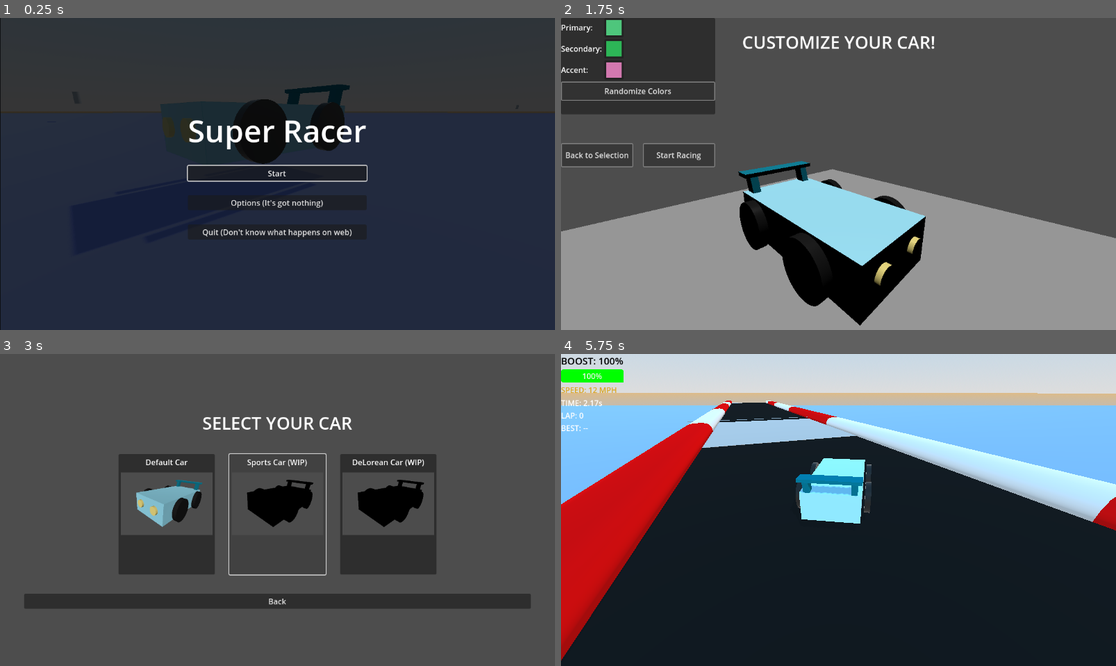
Above: before the commit, frames 1-4 (two rows, left to right).
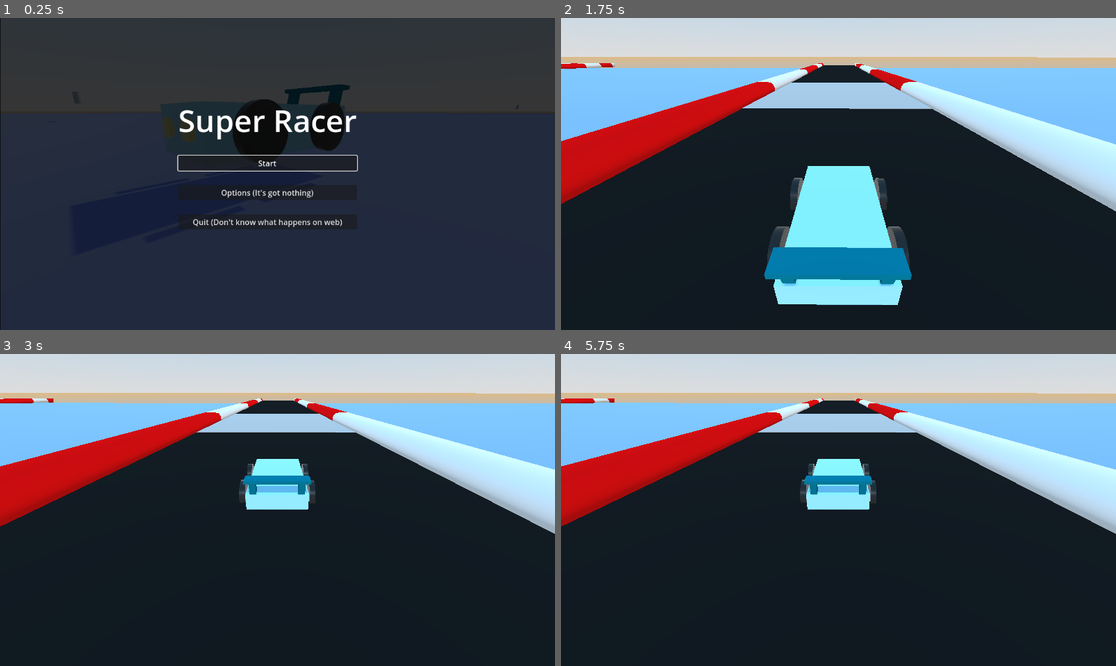
Above: after the commit, the same moments.

Repository: SirWadles/Super-Racer
Game: Godot game, scene res://scenes/main_menu.tscn
Two runs of this game, one before a commit and one after it. Both use one fixed random seed, a clock stepped at 60 frames per second and the inputs below. Sound files missing from this copy of the repository are replaced by a short silence.
Inputs (mouse positions are in pixels of both pictures, inside the frame that each line leads up to):
- Up to frame 1 (0.25 s): no input
- Up to frame 2 (1.75 s): click "Start" at 0.5 s; click (727, 177) at 1.25 s
- Up to frame 3 (3 s): click (38, 491) at 2 s, where only the run before the commit has a clickable "Back to Selection"; click (277, 513) at 2.77 s
- Up to frame 4 (5.75 s): click (677, 491) at 3.5 s, where only the run before the commit has a clickable "Start Racing"; tap Enter at 4.25 s; move the mouse to (960, 494) at 4.27 s; hold D (steer_right) 4.28-5.03 s; hold Ctrl (boost) 4.28-5.03 s; tap Shift (drift) at 4.55, 5.1 s; move the mouse to (727, 525) at 5.02 s; hold S (brake) from 5.03 s (still down); tap Q (reverse_camera) at 5.3 s

The runs differ from the first frame. In frame 1, 3.0% of the frame differs, in the area x 31-67%, y 29-71%; in frame 2, 97%; in frame 3, 100%, in the area x 0-100%, y 0-100%; in frame 4, 18%.
Error after the commit: Parse Error: Invalid numeric notation. (res://scripts/car.gd:9)

Commit message:
Car Customization (WIP4)
Look I am going to stop working on this at is has issues of it just not working and I would much rather prefer adding content than this function. I will work on it another time, probably near the end.

Diff:
--- /dev/null
+++ b/colors/headlight.tres
@@ -0,0 +1,6 @@
+[gd_resource type="StandardMaterial3D" format=3 uid="uid://c1js1xyqsn15v"]
+
+[resource]
+albedo_color = Color(0.933333, 0.866667, 0.509804, 1)
+metallic = 0.1
+roughness = 0.25
--- a/scenes/car.tscn
+++ b/scenes/car.tscn
@@ -9,19 +9,15 @@
 [ext_resource type="AudioStream" uid="uid://chqmiasqgosfp" path="res://sound/turbo_sc_cobra_01 (mp3cut.net).wav" id="4_ctevm"]
 [ext_resource type="AudioStream" uid="uid://bimifgo63na8e" path="res://sound/4. Night Walker (Linne Theme) (UNI2 Mix).mp3" id="5_ctevm"]
 [ext_resource type="AudioStream" uid="uid://c8u025tvgbo3k" path="res://sound/cloud_blue_boost (mp3cut.net)(1).wav" id="5_uraa1"]
+[ext_resource type="Material" uid="uid://c1js1xyqsn15v" path="res://colors/headlight.tres" id="8_gm33m"]
 
 [sub_resource type="BoxMesh" id="BoxMesh_a202f"]
 material = ExtResource("2_50v30")
 
 [sub_resource type="BoxShape3D" id="BoxShape3D_noarx"]
 
-[sub_resource type="StandardMaterial3D" id="StandardMaterial3D_uraa1"]
-albedo_color = Color(0.933333, 0.866667, 0.509804, 1)
-metallic = 0.1
-roughness = 0.25
-
 [sub_resource type="CylinderMesh" id="CylinderMesh_50v30"]
-material = SubResource("StandardMaterial3D_uraa1")
+material = ExtResource("8_gm33m")
 
 [sub_resource type="BoxMesh" id="BoxMesh_qt2eu"]
 material = ExtResource("3_jtldb")
@@ -36,13 +32,25 @@
 max_speed = 30.0
 acceleration = 10.0
 braking_force = 30.0
+reverse_speed = null
 steering_angle = 40.0
 steering_speed = 35.0
+can_drift = null
+drift_steering_multiplier = null
 drift_acceleration_multiplier = 1.1
+min_drift_speed = null
+max_drift_steering_angle = null
+max_boost = null
+boost_regen_rate = null
+boost_consumption_rate = null
+boost_multiplier = null
+reverse_camera_rotation = null
+camera_rotate_speed = null
 engine_sound_stream = ExtResource("2_4clw4")
 drift_sound_stream = ExtResource("3_ctevm")
 boost_sound_stream = ExtResource("4_ctevm")
 collision_sound_stream = ExtResource("5_uraa1")
+engine_pitch_range = null
 engine_volume_range = Vector2(-16, 0)
 car_music_stream = ExtResource("5_ctevm")
 music_volume_db = -30.0
--- a/scenes/main_menu.tscn
+++ b/scenes/main_menu.tscn
@@ -12,11 +12,17 @@
 
 [node name="MainMenu" type="Control"]
 layout_mode = 3
-anchors_preset = 0
-offset_left = 448.0
-offset_top = 171.0
-offset_right = 488.0
-offset_bottom = 211.0
+anchors_preset = 8
+anchor_left = 0.5
+anchor_top = 0.5
+anchor_right = 0.5
+anchor_bottom = 0.5
+offset_left = -20.0
+offset_top = -20.0
+offset_right = 20.0
+offset_bottom = 20.0
+grow_horizontal = 2
+grow_vertical = 2
 script = ExtResource("1_l6cm7")
 
 [node name="Background" type="ColorRect" parent="."]
@@ -34,19 +40,15 @@
 color = Color(0.872979, 0.512865, 0.983236, 1)
 
 [node name="TextureRect" type="TextureRect" parent="."]
-layout_mode = 0
-offset_left = -448.0
-offset_top = -171.0
-offset_right = 704.0
-offset_bottom = 477.0
+layout_mode = 1
+offset_right = 1154.0
+offset_bottom = 649.0
 texture = ExtResource("2_8ln24")
 
 [node name="ColorRect" type="ColorRect" parent="."]
 layout_mode = 0
-offset_left = -448.0
-offset_top = -171.0
-offset_right = 704.0
-offset_bottom = 477.0
+offset_right = 1152.0
+offset_bottom = 648.0
 color = Color(0, 0, 0, 0.756863)
 
 [node name="MusicPlayer" type="AudioStreamPlayer2D" parent="."]
@@ -57,15 +59,8 @@
 
 [node name="CenterContainer" type="CenterContainer" parent="."]
 layout_mode = 1
-anchors_preset = 15
-anchor_right = 1.0
-anchor_bottom = 1.0
-offset_left = -448.0
-offset_top = -170.0
-offset_right = 664.0
-offset_bottom = 438.0
-grow_horizontal = 2
-grow_vertical = 2
+offset_right = 1112.0
+offset_bottom = 608.0
 
 [node name="VBoxContainer" type="VBoxContainer" parent="CenterContainer"]
 layout_mode = 2
--- a/scripts/car.gd
+++ b/scripts/car.gd
@@ -6,7 +6,7 @@
 @export var acceleration = 15.0
 @export var braking_force = 25.0
 @export var reverse_speed = 15.0
-@export var steering_angle = 25.0
+@export var steering_angle = 25.0s
 @export var steering_speed = 3.0
 
 @export_category("Drift Properties")
@@ -42,6 +42,12 @@
 @export var car_music_stream: AudioStream
 @export var music_volume_db: float = -10.0
 var car_music_player: AudioStreamPlayer
+
+@export_category("Checkpoint Sounds")
+@export var check_1: AudioStream
+@export var check_2: AudioStream
+@export var check_3: AudioStream
+var checkpoint_player: AudioStreamPlayer
 
 var is_reverse_view = false
 var target_camera_rotation = 0.0
@@ -448,6 +454,12 @@
 	if not checkpoints_hit.has(checkpoint_number):
 		checkpoints_hit.append(checkpoint_number)
 		current_lap_checkpoints += 1
+		if current_lap_checkpoints == 1:
+
+		elif current_lap_checkpoints == 2:
+
+		eilf current_lap_checkpoints == 3:
+
 		print("Checkpoint ", checkpoint_number, " passed! Total: ", current_lap_checkpoints, "/", required_checkpoints)
 		if is_finish_line or current_lap_checkpoints >= required_checkpoints:
 			complete_lap()
--- a/scripts/car_customization.gd
+++ b/scripts/car_customization.gd
@@ -1,5 +1,7 @@
 extends CanvasLayer
-
+#AAAAAHHHHHH
+#This aint working for a damn
+#Ill work on this another time
 @onready var car_preview = $CarPreview
 @onready var sub_viewport = $CarPreview/SubViewport
 @onready var preview_camera = $CarPreview/SubViewport/Camera3D
@@ -83,21 +85,32 @@
 	secondary_materials.clear()
 	accent_materials.clear()
 	for material in car_materials:
-		var material_name = ""
-		if material.resource_path:
-			material_name = material.resource_path.get_file().to_lower()
+		var material_path = material.resource_path if material.resource_path else ""
+		var material_name = material_path.get_file().to_lower()
+		if "colors/" in material_path:
+			if "car.tres" in material_name:
+				primary_materials.append(material)
+			elif "wheel_color.tres" in material_name:
+				secondary_materials.append(material)
+			elif "tail.tres" in material_name:
+				accent_materials.append(material)
+			else:
+				primary_materials.append(material)
 		else:
-			material_name = str(material).to_lower()
-		if "body" in material_name or "primary" in material_name or "main" in material_name:
-			primary_materials.append(material)
-		elif "trim" in material_name or "secondary" in material_name or "window" in material_name:
-			secondary_materials.append(material)
-		elif "accent" in material_name or "detail" in material_name or "light" in material_name or "glass" in material_name:
-			accent_materials.append(material)
-		else:
-			primary_materials.append(material)
-	if primary_materials.is_empty() and not car_materials.is_empty():
-		primary_materials = car_materials.duplicate()
+			if "body" in material_name or "primary" in material_name or "main" in material_name:
+				primary_materials.append(material)
+			elif "trim" in material_name or "secondary" in material_name or "window" in material_name:
+				secondary_materials.append(material)
+			elif "accent" in material_name or "detail" in material_name or "light" in material_name or "glass" in material_name:
+				accent_materials.append(material)
+			else:
+				primary_materials.append(material)
+	for material in primary_materials:
+		print("Prim" + material.resource_path)
+	for material in secondary_materials:
+		print("f" + material.resource_path)
+	for material in accent_materials:
+		print("Prim" + material.resource_path)
 
 func _on_primary_color_changed(color: Color):
 	apply_color_to_materials(primary_materials, color)
@@ -116,6 +129,7 @@
 		elif material is BaseMaterial3D:
 			if material.has_method("set_albedo"):
 				material.set_albedo(color)
+	update_mesh_materials(car_instance)
 
 func randomize_all_colors():
 	var primary_color = generate_random_color()
@@ -253,3 +267,14 @@
 		node.set_process(false)
 	for child in node.get_children():
 		disable_physics_recursive(child)
+
+func update_mesh_materials(node: Node):
+	if node is MeshInstance3D:
+		var mesh_instance = node as MeshInstance3D
+		mesh_instance.material_override = mesh_instance.material_override
+		for i in range(mesh_instance.get_surface_override_material_count()):
+			var material = mesh_instance.get_surface_override_material(i)
+			if material:
+				mesh_instance.set_surface_override_material(i, material)
+	for child in node.get_children():
+		update_mesh_materials(child)
--- a/scripts/car_selection.gd
+++ b/scripts/car_selection.gd
@@ -133,7 +133,7 @@
 		await get_tree().create_timer(0.1)
 	mouse_click_in_progress = false
 	Global.set_selected_car(car_scene_path)
-	get_tree().change_scene_to_file("res://scenes/car_customization.tscn")
+	get_tree().change_scene_to_file("res://scenes/main.tscn")
 
 func _on_back_button_pressed():
 	mouse_click_in_progress = true
--- a/scripts/main_menu.gd
+++ b/scripts/main_menu.gd
@@ -17,6 +17,8 @@
 ]
 
 func _ready():
+	size = get_viewport().get_visible_rect().size
+	position = Vector2.ZERO
 	if AudioManager:
 		AudioManager.create_audio_buses()
 	button_sound_1.bus = "SFX"
